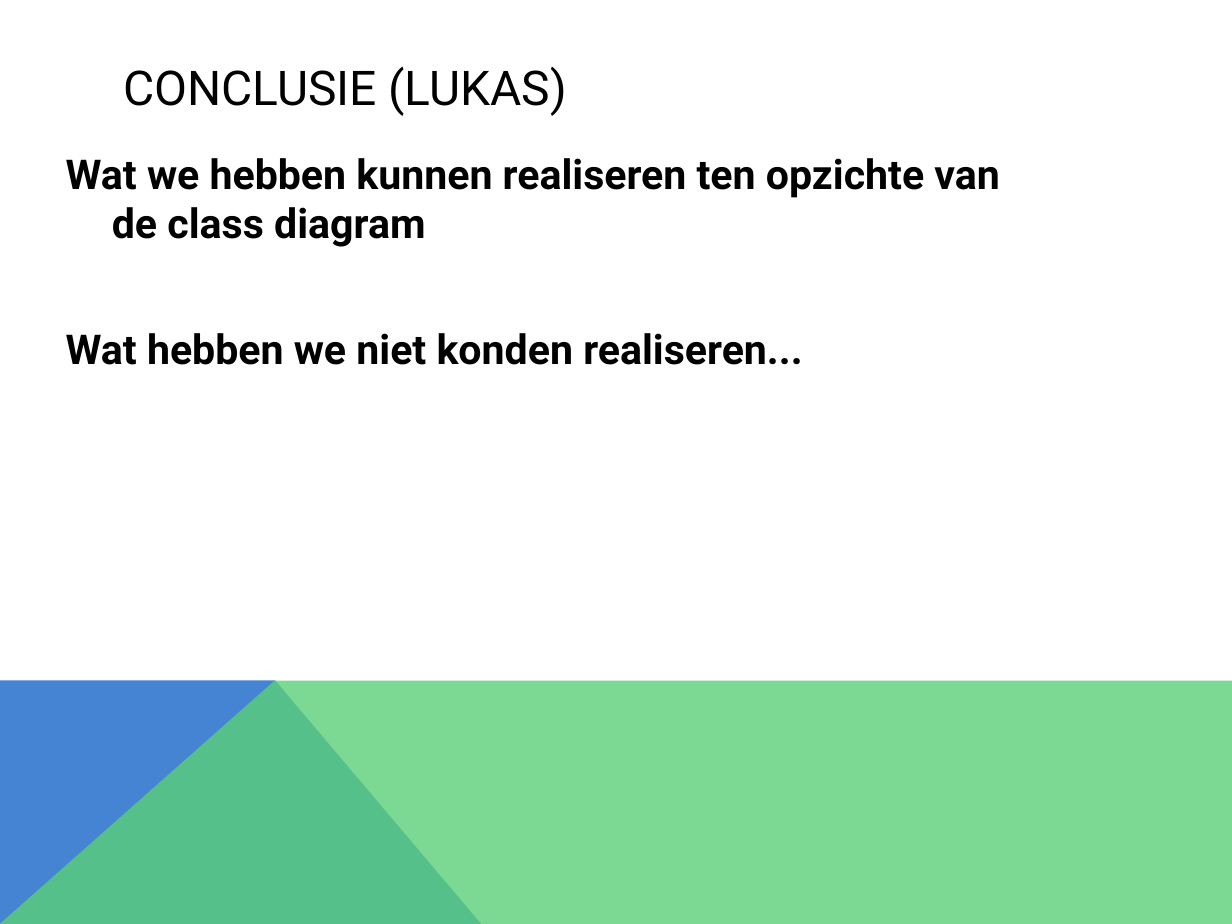
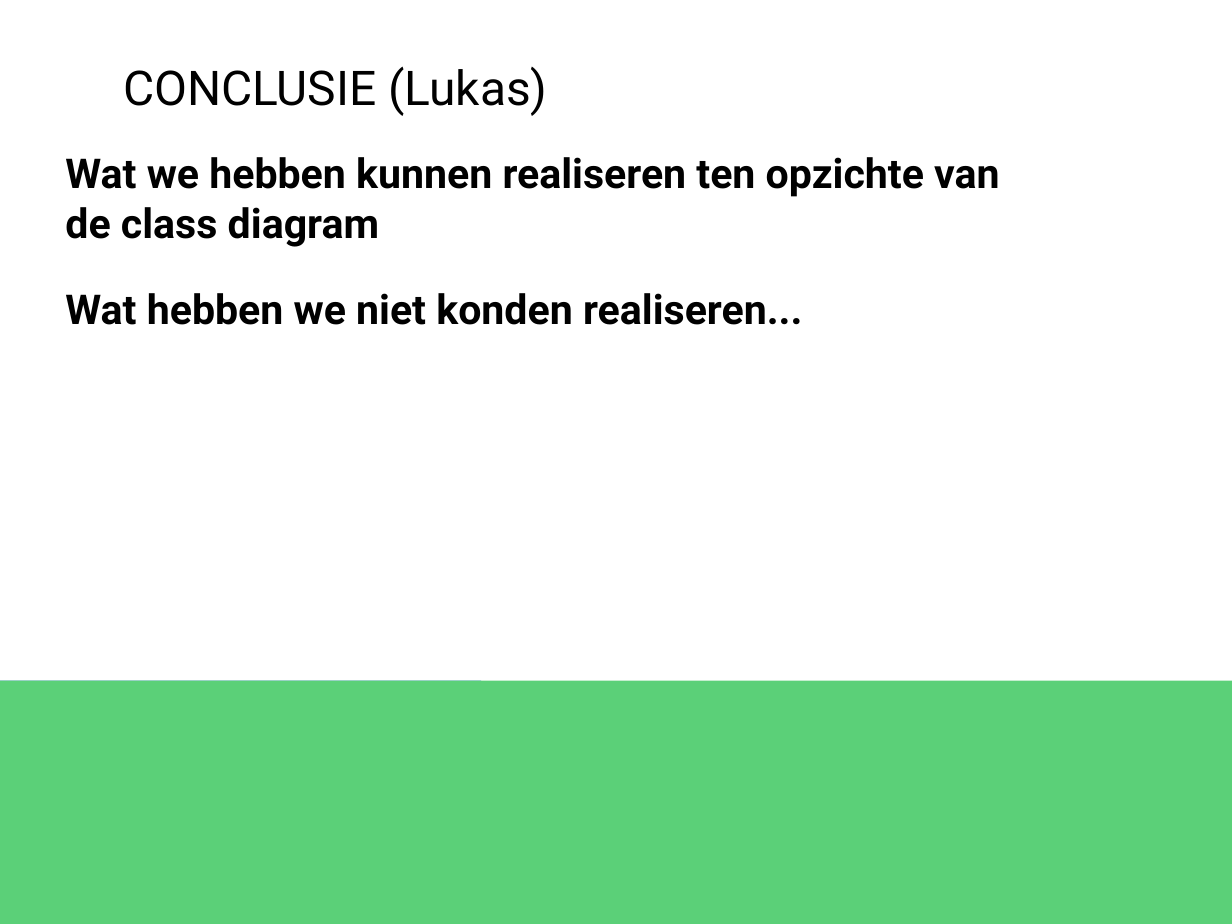
Before and after one commit to Dinilson/XNARaceGame, a slide deck: slide 7 of PRESENTATIE racegame project.pptx (slide 5 before the commit). Drawn at 1232x924 pixels with LibreOffice and Linux fonts; fonts in the diff are those of the drawing. Boxes give left, top, right and bottom in pixels: in the first picture for what was removed or moved away, otherwise in the second. Text is boxed around its words. In the diff, an @@ line names an element or a change of style, - is before the commit and + after.

```diff
--- a/PRESENTATIE racegame project.pptx
+++ b/PRESENTATIE racegame project.pptx
@@ text at [123,66,547,116]: text changed @@
-CONCLUSIE (LUKAS)
+CONCLUSIE (Lukas)
@@ text "Wat we hebben kunnen realiseren ..." at [65,157,999,325]: indent changed; less space between paragraphs @@
@@ freeform shape removed at [0,680,482,924] @@
@@ freeform shape removed at [0,680,1232,924] @@
@@ rectangle added at [0,680,482,924], fill #4584D3 @@
@@ rectangle added at [0,680,1232,924], fill #5BD078 @@
```
Also in this commit, not shown: 5 other slides changed, 2 slides added.
